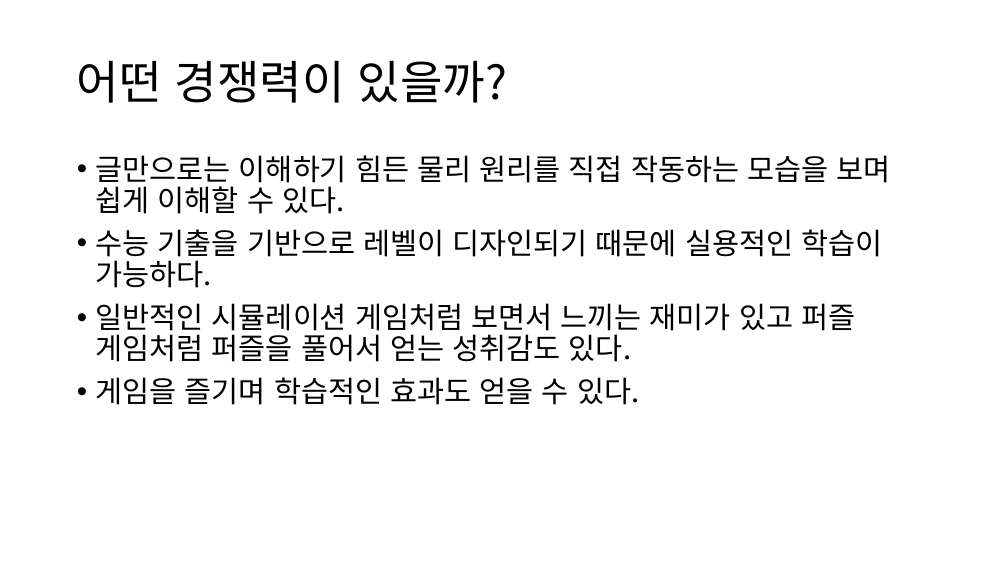
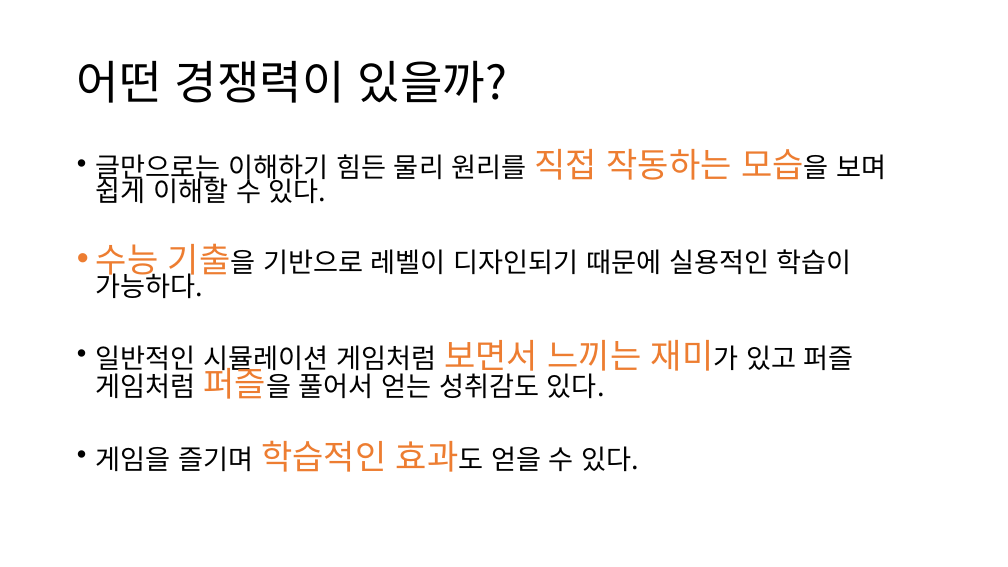
Before and after one commit to IamGroooooot/lets-go--physicist, a slide deck: slide 4 of 모바일 앱 개발 24조.pptx. Drawn at 1008x567 pixels with LibreOffice and Linux fonts; fonts in the diff are those of the drawing. Boxes give left, top, right and bottom in pixels: in the first picture for what was removed or moved away, otherwise in the second. Text is boxed around its words. In the diff, an @@ line names an element or a change of style, - is before the commit and + after.

```diff
--- a/모바일 앱 개발 24조.pptx
+++ b/모바일 앱 개발 24조.pptx
@@ text "글만으로는 이해하기 힘든 물리 원리를 ..." at <box>96,149,887,472</box>: size 28 to 25.9 pt in "글만으로는 이해하기 힘든 물리 원리를 모습을 보며 ...", "기출을 기반으로 레벨이 디자인되기 때문에 실용적인 학습이 ...", "일반적인 시뮬레이션 게임처럼 재미가 있고 퍼즐 게임처럼 ...", "게임을 즐기며 효과도 얻을 수 있다."; size 28 to 32.4 pt, text colour #000000 to #ED7D31 in "직접 작동하는 모습을", "수능 기출을", "보면서 느끼는 재미가 퍼즐을", "학습적인 효과도"; line spacing 0.9 to 0.7 @@
```
Also in this commit, not shown: 4 other slides changed, 1 other file.
